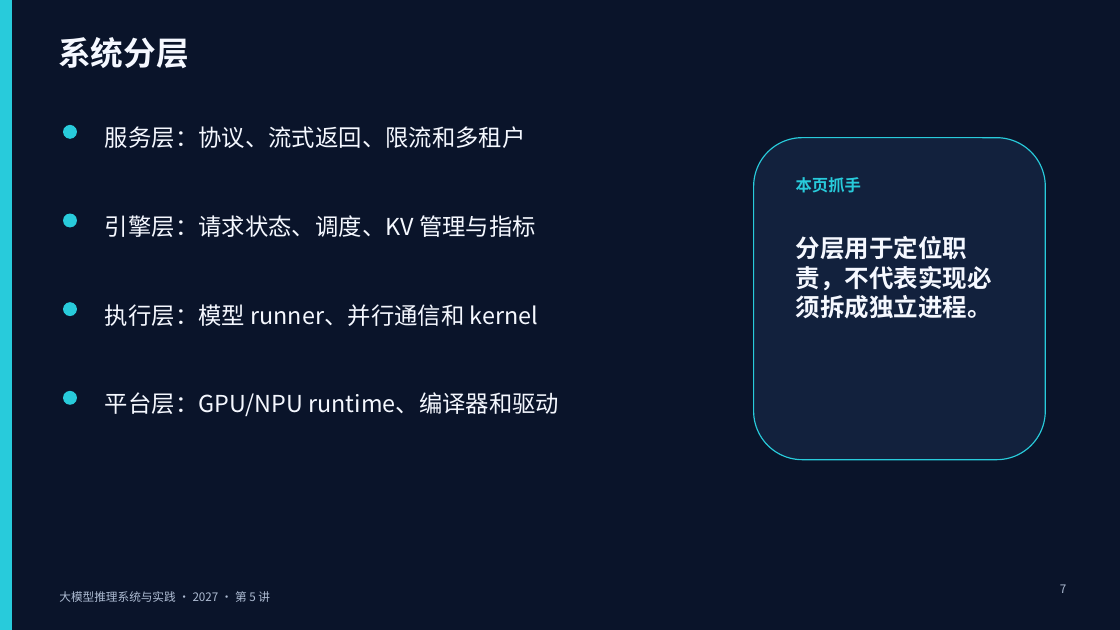
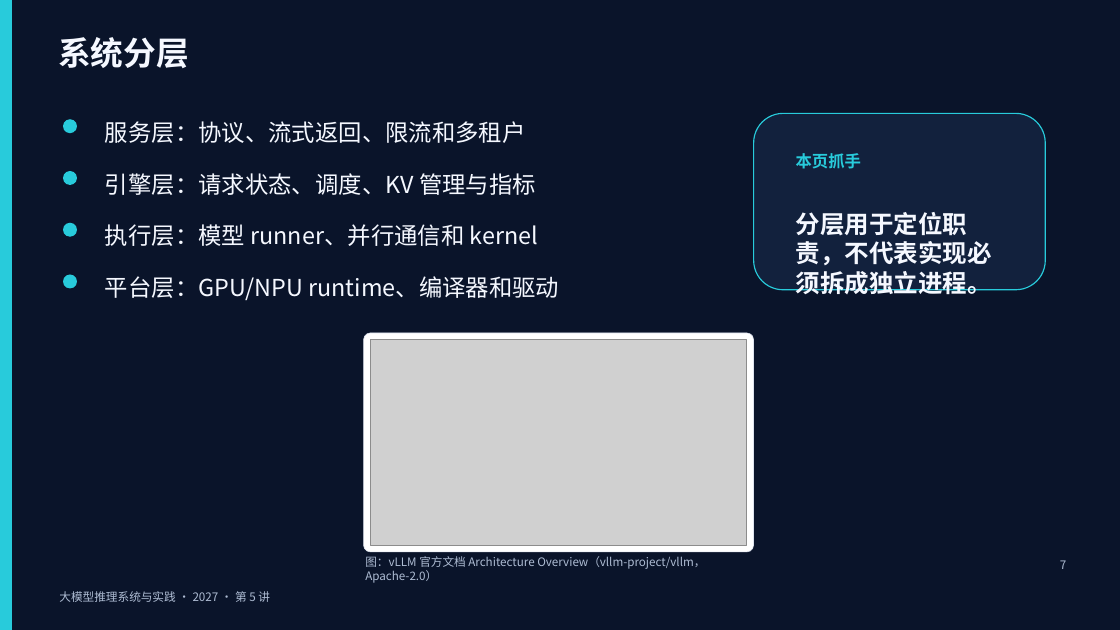
Before and after one commit to vLLM-HUST/intro-to-llm-inference-engines, a slide deck: slide 7 of build/slides/2027/lectures-8-pptx/第05讲_推理系统架构与代码阅读.pptx. Drawn at 1120x630 pixels with LibreOffice and Linux fonts; fonts in the diff are those of the drawing; grey boxes stand for pictures. Boxes give left, top, right and bottom in pixels: in the first picture for what was removed or moved away, otherwise in the second. Text is boxed around its words. In the diff, an @@ line names an element or a change of style, - is before the commit and + after.

```diff
--- a/build/slides/2027/lectures-8-pptx/第05讲_推理系统架构与代码阅读.pptx
+++ b/build/slides/2027/lectures-8-pptx/第05讲_推理系统架构与代码阅读.pptx
@@ ellipse: place and size @@
-ellipse at (63,125,77,139)
+ellipse at (63,119,77,134)
@@ text "服务层：协议、流式返回、限流和多租户": place and size @@
-text "服务层：协议、流式返回、限流和多租户" at (105,126,526,148)
+text "服务层：协议、流式返回、限流和多租户" at (105,121,526,143)
@@ rounded rectangle: place and size @@
-rounded rectangle at (754,138,1045,460)
+rounded rectangle at (754,113,1045,290)
@@ ellipse: place and size @@
-ellipse at (63,213,77,228)
+ellipse at (63,171,77,186)
@@ text "引擎层：请求状态、调度、KV 管理与指标": place and size @@
-text "引擎层：请求状态、调度、KV 管理与指标" at (105,215,536,237)
+text "引擎层：请求状态、调度、KV 管理与指标" at (105,173,536,195)
@@ ellipse: place and size @@
-ellipse at (63,302,77,317)
+ellipse at (63,223,77,237)
@@ text "执行层：模型 runner、并行通信和 kernel": place and size @@
-text "执行层：模型 runner、并行通信和 kernel" at (105,304,538,326)
+text "执行层：模型 runner、并行通信和 kernel" at (105,224,538,246)
@@ text "平台层：GPU/NPU runtime、编译器和驱动": place and size @@
-text "平台层：GPU/NPU runtime、编译器和驱动" at (105,392,559,416)
+text "平台层：GPU/NPU runtime、编译器和驱动" at (105,276,559,300)
@@ ellipse: place and size @@
-ellipse at (63,391,77,405)
+ellipse at (63,275,77,289)
@@ rounded rectangle added at (364,333,754,552), fill #FFFFFF, outline #DDE3EE 0.5 pt @@
@@ picture added at (371,339,747,545) @@
@@ text added at (365,556,705,583), 10 pt, text #AEBCD3 @@
+图：vLLM 官方文档 Architecture Overview（vllm-project/vllm，Apache-2.0）
@@ 3 texts, 1 rectangle: place and size @@
-3 texts, 1 rectangle at (796,177,1075,609)
+3 texts, 1 rectangle at (796,153,1075,585)
```
Also in this commit, not shown: 10 other slides changed, 5 other files.
